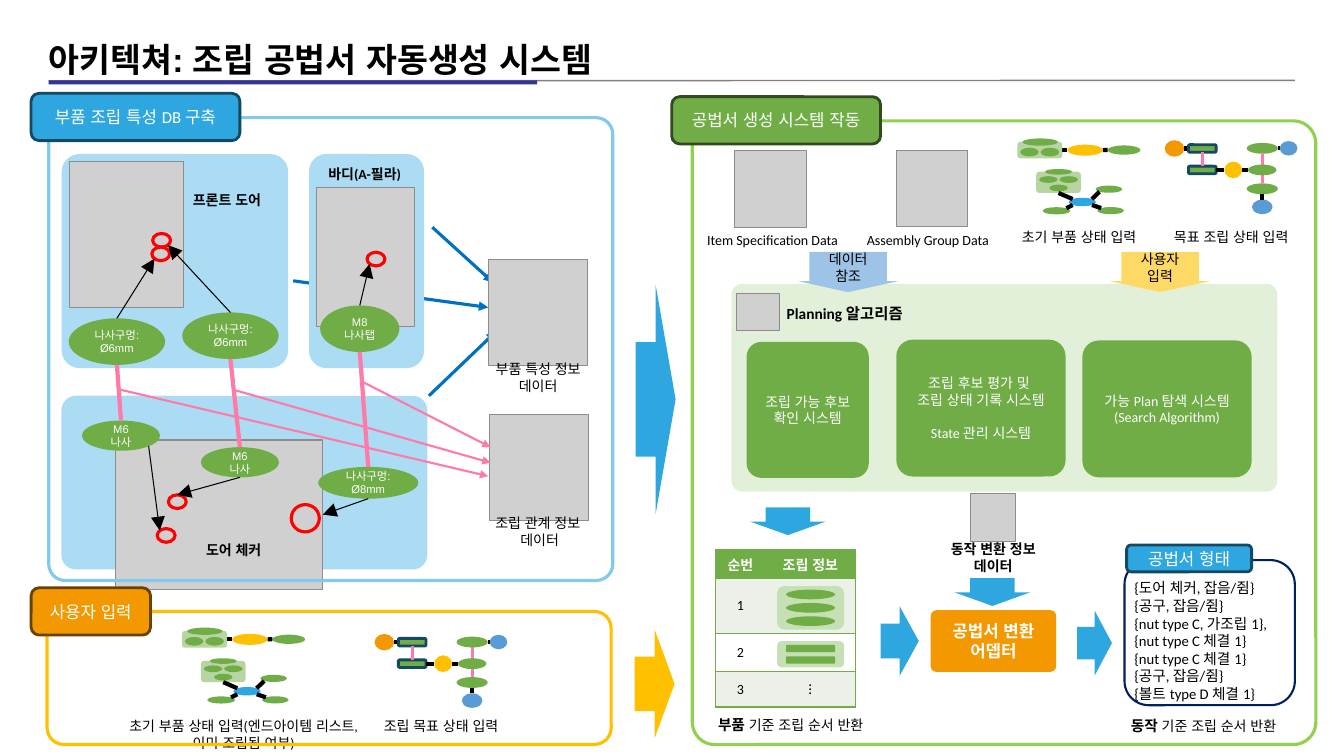
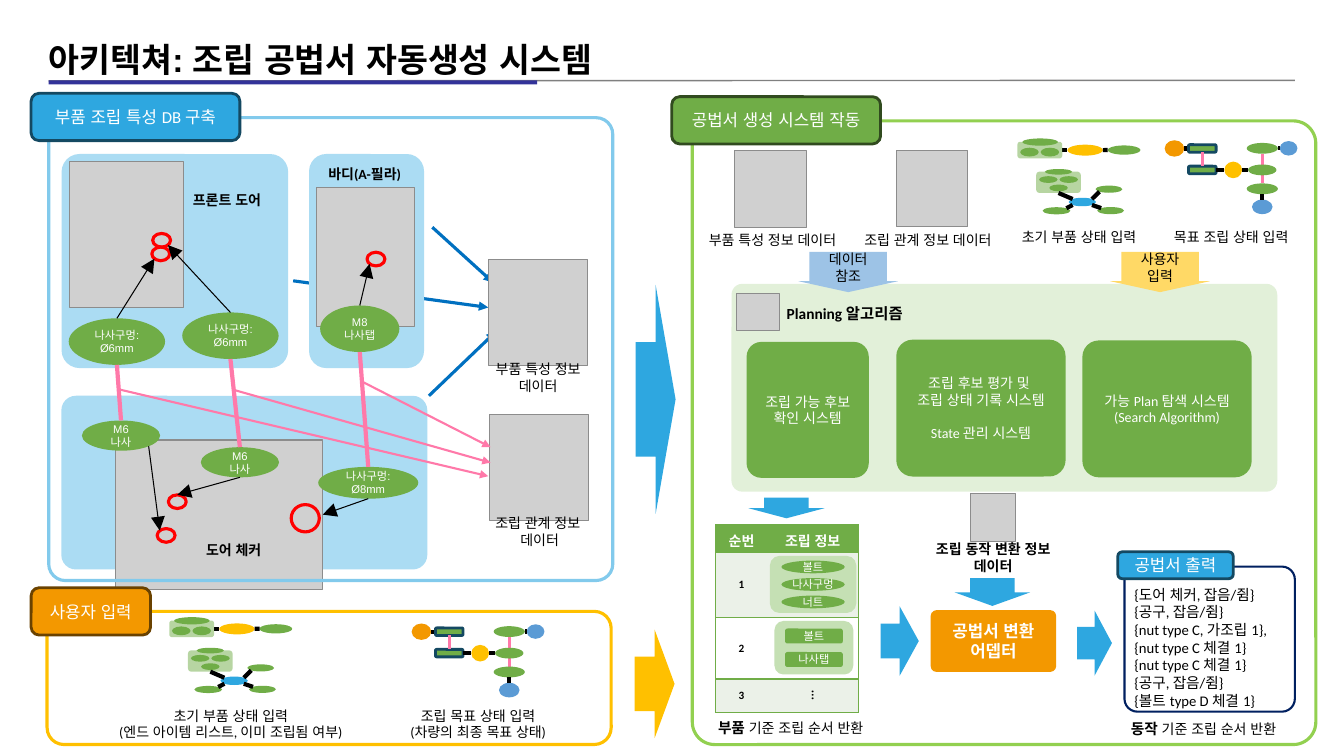
Before and after one commit to kimz1121/test, a slide deck: slide 3 of 현대차 심볼릭 플레너 예시 설명 자료_10_아키텍쳐_자료(작성중).pptx. Drawn at 1344x756 pixels with LibreOffice and Linux fonts; fonts in the diff are those of the drawing; grey boxes stand for pictures. Boxes give left, top, right and bottom in pixels: in the first picture for what was removed or moved away, otherwise in the second. Text is boxed around its words. In the diff, an @@ line names an element or a change of style, - is before the commit and + after.

Commit message:
1124 정리 01

```diff
--- a/현대차 심볼릭 플레너 예시 설명 자료_10_아키텍쳐_자료(작성중).pptx
+++ b/현대차 심볼릭 플레너 예시 설명 자료_10_아키텍쳐_자료(작성중).pptx
@@ text at [709, 233, 837, 246]: text changed @@
-Item Specification Data
+부품 특성 정보 데이터
@@ text at [864, 233, 992, 246]: text changed @@
-Assembly Group Data
+조립 관계 정보 데이터
@@ down arrow: place and size @@
-down arrow at [750, 507, 826, 535]
+down arrow at [749, 498, 825, 518]
@@ table at [716, 525, 858, 713] @@
@@ size 10 to 8 pt, bold on in "1", "2", "3", "⁝" @@
@@ table: place and size @@
-table at [716, 549, 856, 707]
+table at [716, 525, 858, 713]
@@ text "조립 동작 변환 정보": place and size @@
-text "조립 동작 변환 정보" at [951, 540, 1036, 573]
+text "조립 동작 변환 정보" at [936, 540, 1051, 573]
@@ rounded rectangle: place and size @@
-rounded rectangle at [777, 586, 844, 629]
+rounded rectangle at [770, 557, 857, 614]
@@ ellipse "볼트": place and size @@
-ellipse "볼트" at [786, 590, 836, 600]
+ellipse "볼트" at [781, 561, 845, 574]
@@ text in ellipse at [803, 559, 824, 574]: text added @@
+볼트
@@ text at [936, 540, 1051, 558]: text changed @@
-동작 변환 정보
+조립 동작 변환 정보
@@ rounded rectangle "공법서 출력": place and size @@
-rounded rectangle "공법서 출력" at [1127, 545, 1252, 573]
+rounded rectangle "공법서 출력" at [1118, 552, 1234, 579]
@@ rounded rectangle: place and size @@
-rounded rectangle at [1125, 561, 1296, 706]
+rounded rectangle at [1125, 567, 1296, 712]
@@ rounded rectangle at [1125, 567, 1296, 712]: proportions changed @@
@@ text in rounded rectangle at [1135, 557, 1216, 573]: text changed @@
-공법서 형태
+공법서 출력
@@ ellipse "너트": place and size @@
-ellipse "너트" at [786, 616, 836, 626]
+ellipse "너트" at [781, 596, 845, 609]
@@ ellipse "나사구멍": place and size @@
-ellipse "나사구멍" at [786, 603, 836, 613]
+ellipse "나사구멍" at [781, 579, 845, 592]
@@ text in ellipse at [792, 577, 833, 592]: text added @@
+나사구멍
@@ text in ellipse at [803, 594, 824, 609]: text added @@
+너트
@@ text "{도어 체커, 잡음/쥠}": place and size @@
-text "{도어 체커, 잡음/쥠}" at [1134, 581, 1267, 704]
+text "{도어 체커, 잡음/쥠}" at [1134, 588, 1267, 709]
@@ 4 ellipses, 2 lines, 1 rounded rectangle: place and size @@
-4 ellipses, 2 lines, 1 rounded rectangle at [201, 634, 272, 696]
+4 ellipses, 2 lines, 1 rounded rectangle at [189, 623, 259, 685]
@@ rounded rectangle: place and size @@
-rounded rectangle at [777, 641, 844, 667]
+rounded rectangle at [774, 621, 853, 675]
@@ rounded rectangle "볼트": place and size @@
-rounded rectangle "볼트" at [786, 645, 836, 652]
+rounded rectangle "볼트" at [785, 629, 843, 644]
@@ text in rounded rectangle at [804, 628, 825, 641]: text added @@
+볼트
@@ 2 lines, 2 rounded rectangles: place and size @@
-2 lines, 2 rounded rectangles at [394, 638, 425, 667]
+2 lines, 2 rounded rectangles at [432, 628, 463, 656]
@@ rounded rectangle "나사탭": place and size @@
-rounded rectangle "나사탭" at [786, 656, 836, 663]
+rounded rectangle "나사탭" at [785, 652, 843, 667]
@@ text in rounded rectangle at [798, 654, 829, 664]: text added @@
+나사탭
@@ 9 ellipses, 4 lines, 1 rounded rectangle: place and size @@
-9 ellipses, 4 lines, 1 rounded rectangle at [182, 628, 304, 704]
+9 ellipses, 4 lines, 1 rounded rectangle at [169, 617, 291, 694]
@@ 7 ellipses, 5 lines: place and size @@
-7 ellipses, 5 lines at [375, 634, 508, 708]
+7 ellipses, 5 lines at [411, 624, 545, 697]
@@ text at [119, 709, 342, 739]: text changed @@
-초기 부품 상태 입력(엔드아이템 리스트, 이미 조립됨 여부)
+초기 부품 상태 입력
+(엔드 아이템 리스트, 이미 조립됨 여부)
@@ text "조립 목표 상태 입력": place and size @@
-text "조립 목표 상태 입력" at [384, 719, 499, 732]
+text "조립 목표 상태 입력" at [410, 709, 546, 739]
@@ text at [410, 725, 546, 739]: paragraph added @@
+(차량의 최종 목표 상태)
```
